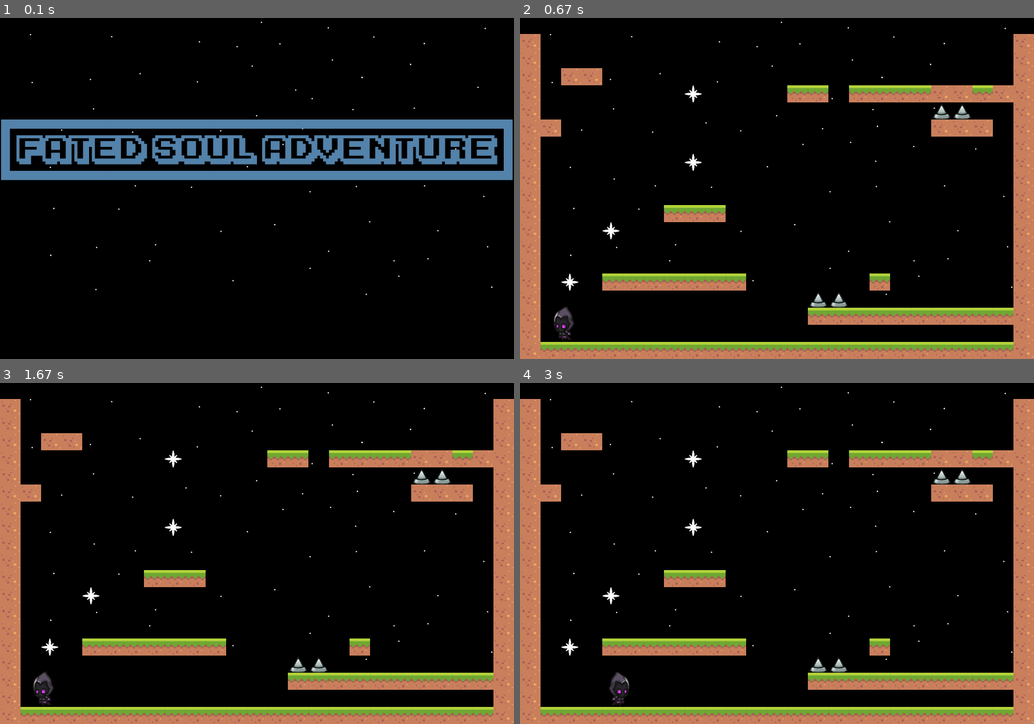
Above: before the commit, frames 1-4 (two rows, left to right).
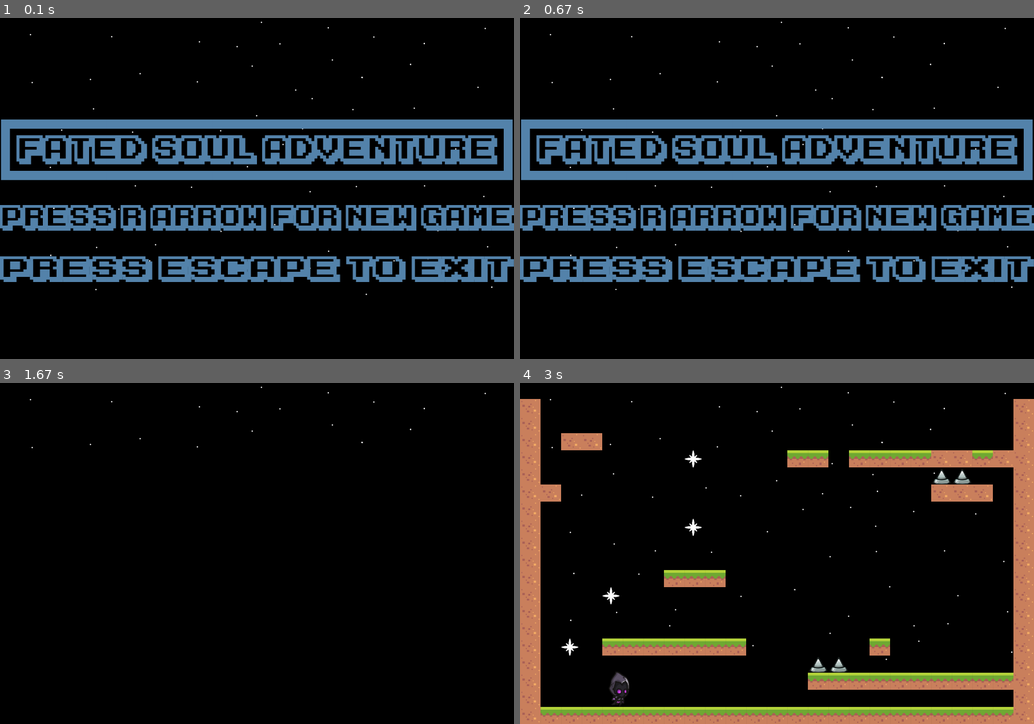
Above: after the commit, the same moments.

Repository: Ryastan/YLyceum_Game
Game: pygame game, started from Game on PyGame/main.py
Two runs of this game, one before a commit and one after it. Both use one fixed random seed, a clock stepped at 60 frames per second and the inputs below.
Inputs:
- Up to frame 1 (0.1 s): no input
- Up to frame 2 (0.67 s): hold Right from 0.33 s (still down)
- Up to frame 3 (1.67 s): release Right at 0.8 s
- Up to frame 4 (3 s): hold Left 2-2.47 s; hold Right 2.5-2.97 s

The runs differ from the first frame. In frame 1, 9.7% of the frame differs, in the area x 0-100%, y 54-78%; in frame 2, 38%, in the area x 0-100%, y 4-100%; in frame 3, 20%; in frame 4, nothing differs.

Commit message:
дОБАВИЛ АНИМАЦИЮ ЗАСТАВКИ И УЛУЧШЕНОЕ МЕНЮ

Diff:
--- a/Game on PyGame/levels.py
+++ b/Game on PyGame/levels.py
@@ -166,12 +166,14 @@
     def load_menu(self, W, H):
         clock = pygame.time.Clock()
         FPS = 60  # ФПС игры
-
+        anim_timer = 0
         # Цвета в RGB
         RED = (255, 0, 0)
         entities = pygame.sprite.Group()  # Все объекты
         backentities = pygame.sprite.Group()
         surface = pygame.display.set_mode((W, H))
+        black = Surface((W, H))
+        black.fill((0, 0, 0))
         pygame.display.set_caption('Game')
         run_game = True
         bg = Surface((W, H))
@@ -192,27 +194,55 @@
                 self.rect = self.image.get_rect()
                 self.rect.x = posx
                 self.rect.y = posy
-
+        class text2(pygame.sprite.Sprite):
+            def __init__(self, posx, posy):
+                super().__init__(entities)
+                self.image = load_image("menu_new_game.png")
+                self.image = pygame.transform.scale(self.image, (1500, 75))
+                self.rect = self.image.get_rect()
+                self.rect.x = posx
+                self.rect.y = posy
+
+        class text3(pygame.sprite.Sprite):
+            def __init__(self, posx, posy):
+                super().__init__(entities)
+                self.image = load_image("escape.png")
+                self.image = pygame.transform.scale(self.image, (1500, 75))
+                self.rect = self.image.get_rect()
+                self.rect.x = posx
+                self.rect.y = posy
 
         text_in_m = textm(3, 300)
+        text_inm2 = text2(0, 550)
+        text_inm3 = text3(0, 700)
         back_ground_menu = backg()
 
         backentities.add(text_in_m)
+        backentities.add(text_inm2)
+        backentities.add(text_inm3)
         entities.add(back_ground_menu)
 
-
+        anim_timer = 0
         while run_game:  # Главный цикл игры
             for event in pygame.event.get():
                 if event.type == pygame.QUIT:
                     run_game = False
                     return "No"
                 if event.type == KEYDOWN:
-                    run_game = False
-                    return "Yes"
+                    if event.key == K_ESCAPE:
+                        run_game = False
+                        return "No"
+                    elif event.key == K_RIGHT and anim_timer < 1:
+                        anim_timer = 1
             backentities.draw(bg)
             entities.draw(surface)
             surface.blit(bg, (0, 0))
-
+            print(anim_timer)
+            if anim_timer > 0:
+                anim_timer += 5
+                surface.blit(black, (0, H - anim_timer * 2))
+            if anim_timer > 500:
+                return "Yes"
             pygame.display.update()
             pygame.display.flip()
             clock.tick(FPS)
Binary file added: Game on PyGame/sprites/escape.png
Binary file removed: Game on PyGame/sprites/images/Hero/Dying/Dying_10.png
Binary file removed: Game on PyGame/sprites/images/Hero/Dying/Dying_11.png
Binary file removed: Game on PyGame/sprites/images/Hero/Dying/Dying_12.png
Binary file removed: Game on PyGame/sprites/images/Hero/Dying/Dying_13.png
Binary file removed: Game on PyGame/sprites/images/Hero/Dying/Dying_14.png
Binary file added: Game on PyGame/sprites/menu_load.png
Binary file added: Game on PyGame/sprites/menu_new_game.png
